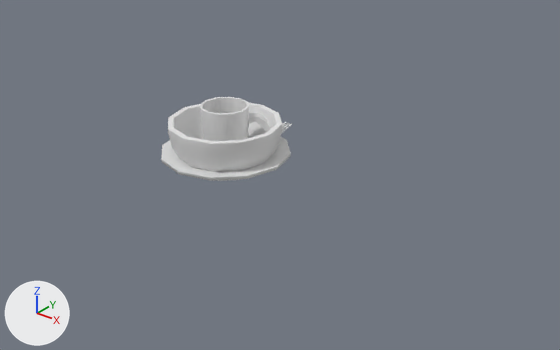
A saved change to the FBX model Assets/Meshes/SM_Cutlery.fbx.
One viewpoint serves both versions: a 50 mm camera at (1.514, -1.622, 1.039) aimed at (0.167, 0.061, -0.005). Lighting does not change. The marker at lower left points along +X, +Y and +Z. The older version comes first.

The older version as bpy lines, for what is in view:
```python
me_cutlery_fork_christmas_001 = bpy.data.meshes.new('cutlery-fork-christmas.001')
me_cutlery_fork_christmas_001.from_pydata(...)  # 56 vertices, 63 faces; spans x 0.048..0.087, y -0.056..0.233, z 0.076..0.089
me_mesh = bpy.data.meshes.new('Mesh')
me_mesh.from_pydata(...)  # 108 vertices, 106 faces; spans x -0.178..0.178, y -0.178..0.178, z 0.0..0.152
me_mesh_001 = bpy.data.meshes.new('Mesh.001')
me_mesh_001.from_pydata(...)  # 84 vertices, 82 faces; spans x -0.204..0.204, y -0.204..0.204, z 0.0..0.057
me_mesh_002 = bpy.data.meshes.new('Mesh.002')
me_mesh_002.from_pydata(...)  # 168 vertices, 168 faces; spans x -0.075..0.112, y -0.076..0.111, z -0.001..0.202
ob_sm_bowl = bpy.data.objects.new('SM_Bowl', me_mesh)
ob_sm_bowl.location = (0.0, 0.0, 0.0)
ob_sm_cup = bpy.data.objects.new('SM_Cup', me_mesh_002)
ob_sm_cup.location = (0.0, 0.0, 0.0)
ob_sm_fork = bpy.data.objects.new('SM_fork', me_cutlery_fork_christmas_001)
ob_sm_fork.location = (0.0, 0.0, 0.0)
ob_sm_plate = bpy.data.objects.new('SM_Plate', me_mesh_001)
ob_sm_plate.location = (0.0, 0.0, 0.0)
```
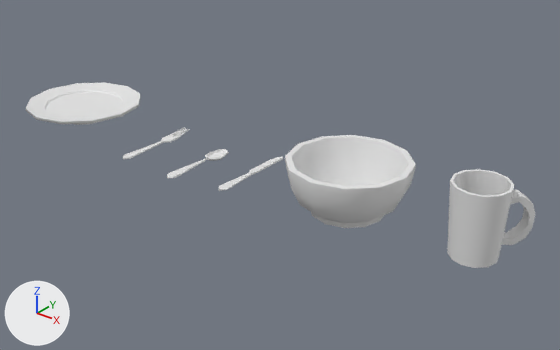
Where the newer file only moved an object's origin or applied its transform, the numbers keep the older frame.

Pixel boxes [x1, y1, x2, y2] of what changed, in the pictures (560 x 350 px):
'SM_Bowl', moved
    before: [168, 103, 282, 181]
    after: [285, 135, 416, 228]
'SM_Cup', moved
    before: [200, 97, 270, 141]
    after: [447, 169, 535, 268]
'SM_Plate', moved
    before: [161, 137, 291, 181]
    after: [26, 82, 140, 125]
'SM_fork', moved
    before: [281, 122, 292, 134]
    after: [123, 127, 189, 159]

What the commit changed:
me_mesh_002 is used by ob_sm_cup; location (0.0, 0.0, 0.0).
me_mesh_002 had 168 vertices, 168 faces and spanned x -0.075..0.112, y -0.076..0.111, z -0.001..0.202.
me_mesh_002 now has 168 vertices, 168 faces and spans x 0.766..0.954, y -0.076..0.111, z -0.001..0.202.
me_mesh_002 part 4: the whole mesh is moved by (0.842, 0.0, 0.0).
me_cutlery_fork_christmas_001 is used by ob_sm_fork; location (0.0, 0.0, 0.0).
me_cutlery_fork_christmas_001 had 56 vertices, 63 faces and spanned x 0.048..0.087, y -0.056..0.233, z 0.076..0.089.
me_cutlery_fork_christmas_001 now has 56 vertices, 63 faces and spans x -0.312..-0.273, y -0.17..0.12, z 0.0..0.014.
me_cutlery_fork_christmas_001 part 1: the whole mesh is moved by (-0.36, -0.113, -0.076).
me_mesh_001 is used by ob_sm_plate; location (0.0, 0.0, 0.0).
me_mesh_001 had 84 vertices, 82 faces and spanned x -0.204..0.204, y -0.204..0.204, z 0.0..0.057.
me_mesh_001 now has 84 vertices, 82 faces and spans x -0.892..-0.484, y -0.204..0.204, z 0.0..0.057.
me_mesh_001 part 3: the whole mesh is moved by (-0.688, 0.0, 0.0).
me_mesh is used by ob_sm_bowl; location (0.0, 0.0, 0.0).
me_mesh had 108 vertices, 106 faces and spanned x -0.178..0.178, y -0.178..0.178, z 0.0..0.152.
me_mesh now has 108 vertices, 106 faces and spans x 0.281..0.637, y -0.178..0.178, z 0.0..0.152.
me_mesh part 2: the whole mesh is moved by (0.459, 0.0, 0.0).
